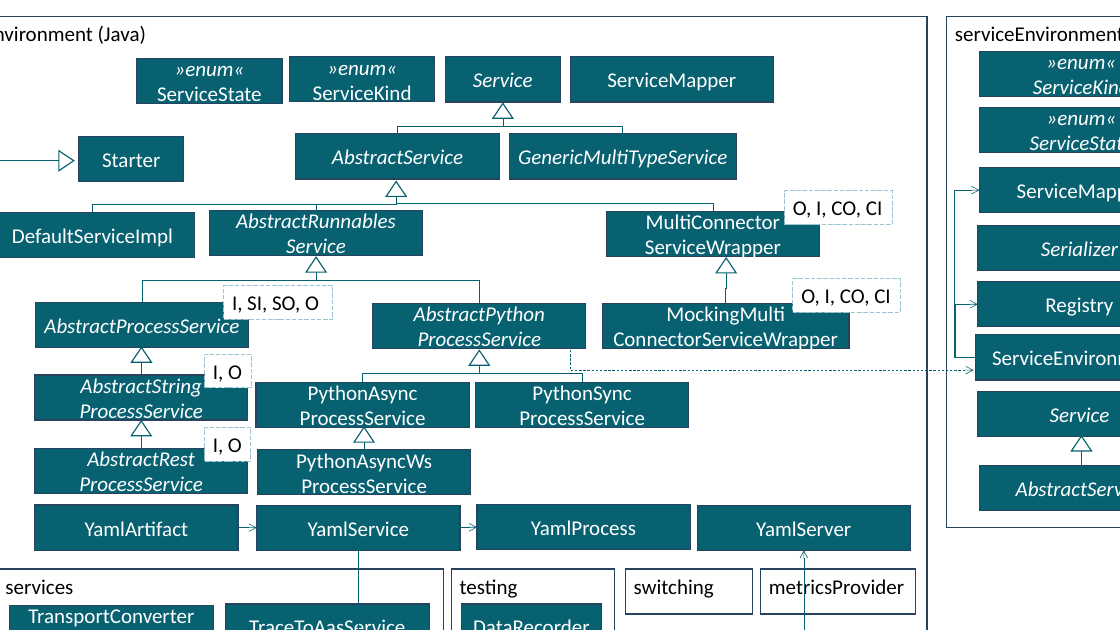
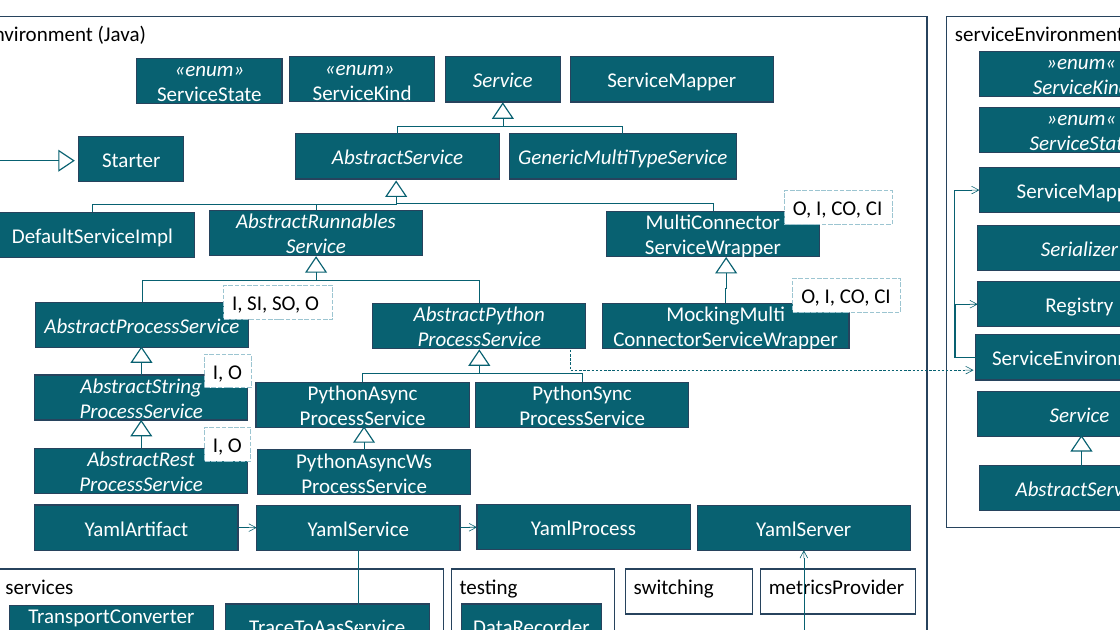
Before and after one commit to iip-ecosphere/platform, a slide deck: slide 10 of platform/documentation/src/HandbookFigures.pptx. Drawn at 1120x630 pixels with LibreOffice and Linux fonts; fonts in the diff are those of the drawing. Boxes give left, top, right and bottom in pixels: in the first picture for what was removed or moved away, otherwise in the second. Text is boxed around its words. In the diff, an @@ line names an element or a change of style, - is before the commit and + after.

```diff
--- a/platform/documentation/src/HandbookFigures.pptx
+++ b/platform/documentation/src/HandbookFigures.pptx
@@ text in rectangle at [157,66,262,108]: text changed @@
-»enum«
-ServiceState
+«enum»
+ServiceState
@@ text in rectangle at [313,65,412,106]: text changed @@
-»enum«
-ServiceKind
+«enum»
+ServiceKind
```
Also in this commit, not shown: 2 slides added, 2 other files.
